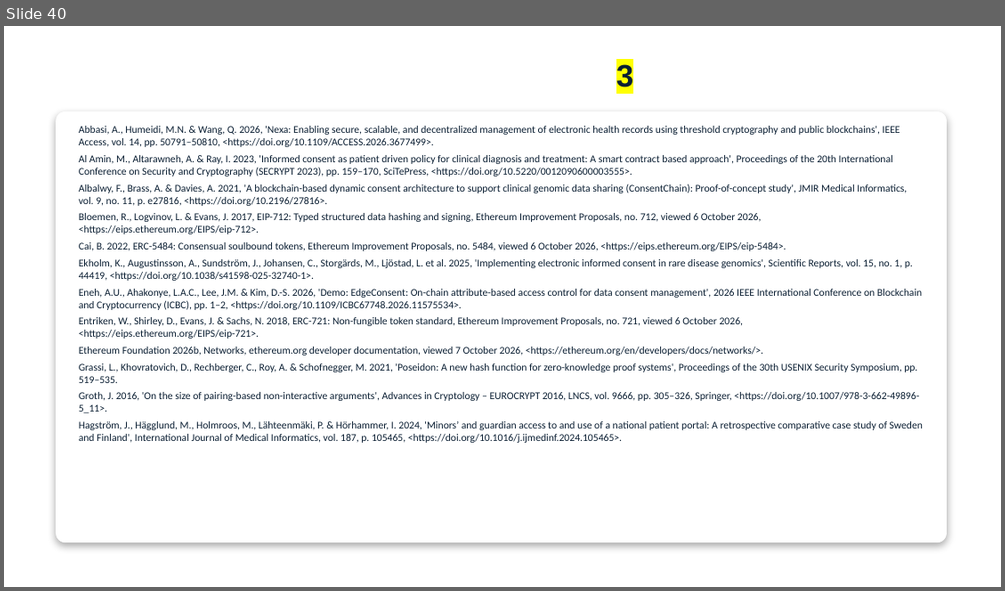
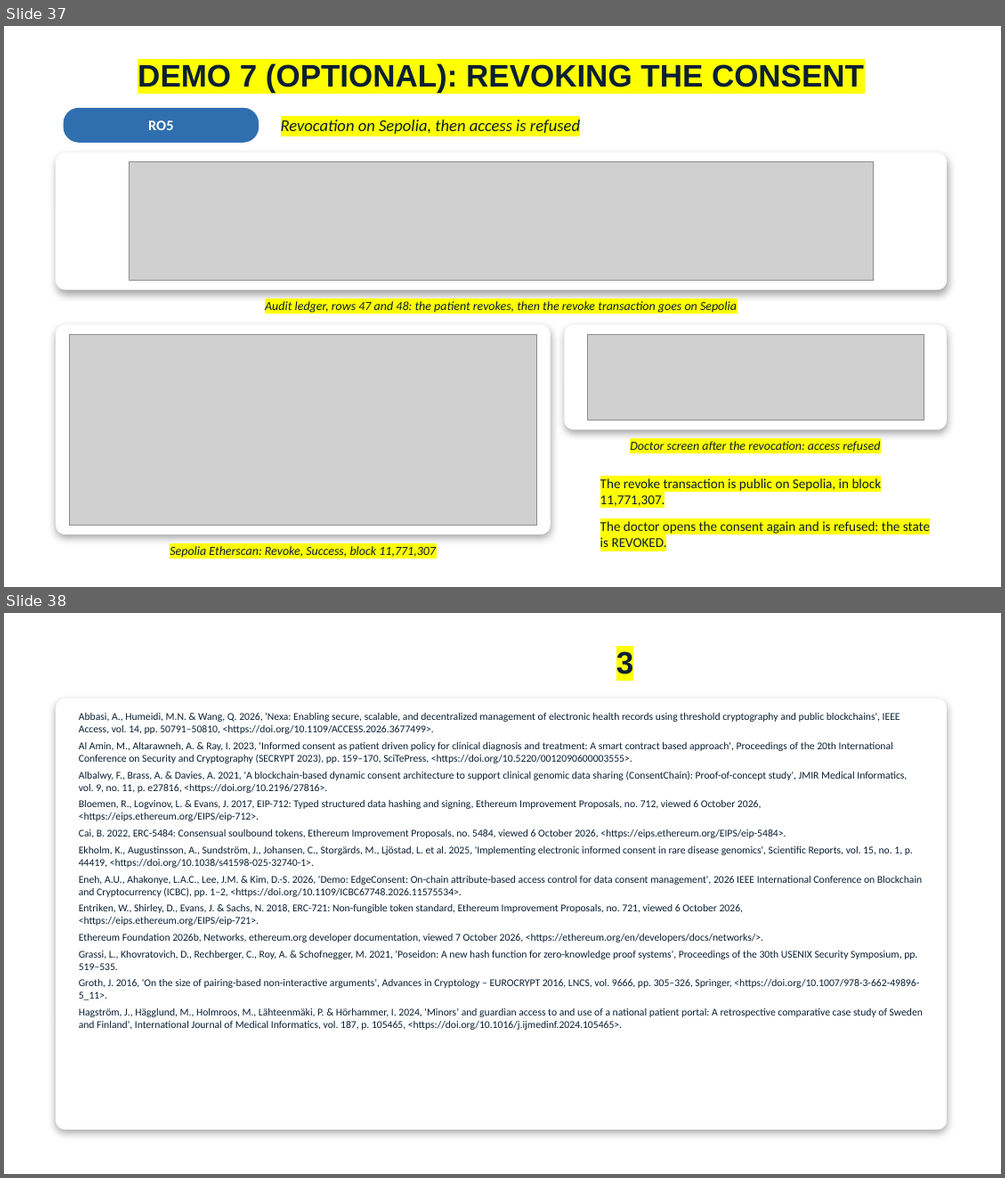
Before and after one commit to yasir12345678900/HealthRWA-Sepolia-Personal-try, a slide deck: docs/Yasir_Candidature_Reassessment_Slides_Simple_YELLOW_changes.pptx. Shown one above the other, each under a label of ours: slide 40 before the commit, slides 37 and 38 after it. The pictures are 1005x591 and 1005x1178 pixels, drawn with LibreOffice and Linux fonts; fonts in the diff are those of the drawing; grey boxes stand for pictures; background and template pictures are left out. Boxes give left, top, right and bottom in pixels: in the first picture for what was removed or moved away, otherwise in the second. Text is boxed around its words. In the diff, an @@ line names an element or a change of style, - is before the commit and + after.

```diff
--- a/docs/Yasir_Candidature_Reassessment_Slides_Simple_YELLOW_changes.pptx
+++ b/docs/Yasir_Candidature_Reassessment_Slides_Simple_YELLOW_changes.pptx
@@ slide 37 added at (4, 26, 1001, 587), background picture (left out) @@
@@ title added at (138, 63, 864, 93), 30 pt, text #0B1F33, bold @@
+DEMO 7 (OPTIONAL): REVOKING THE CONSENT
@@ rounded rectangle added at (64, 108, 259, 142), fill #2F6FB0, outline #2F6FB0 1 pt @@
@@ text added at (148, 120, 173, 130), 14 pt, text #FFFFFF, bold @@
+RO5
@@ text added at (281, 119, 580, 134), 16 pt, text #0B1F33, italic @@
+Revocation on Sepolia, then access is refused
@@ rounded rectangle added at (57, 153, 947, 289), fill #FFFFFF, outline #FFFFFF 1 pt @@
@@ picture added at (129, 162, 873, 281) @@
@@ text added at (265, 301, 736, 313), 12 pt, text #0B1F33, italic @@
+Audit ledger, rows 47 and 48: the patient revokes, then the revoke transaction goes on Sepolia
@@ rounded rectangle added at (57, 325, 550, 534), fill #FFFFFF, outline #FFFFFF 1 pt @@
@@ picture added at (70, 334, 537, 524) @@
@@ rounded rectangle added at (565, 325, 947, 429), fill #FFFFFF, outline #FFFFFF 1 pt @@
@@ picture added at (587, 334, 923, 420) @@
@@ text added at (630, 441, 880, 451), 12 pt, text #0B1F33, italic @@
+Doctor screen after the revocation: access refused
@@ text added at (600, 476, 930, 551), 13 pt, text #0B1F33 @@
+• The revoke transaction is public on Sepolia, in block 11,771,307.
+• The doctor opens the consent again and is refused: the state is REVOKED.
@@ text added at (170, 546, 436, 556), 12 pt, text #0B1F33, italic @@
+Sepolia Etherscan: Revoke, Success, block 11,771,307
@@ page number added at (935, 546, 979, 572), 11 pt, text #FFFFFF @@
+37
@@ what was slide 40 is now slide 38 @@
```
Also in this commit, not shown: 6 slides changed, 1 other slide added, 4 slides removed, 3 other files.
